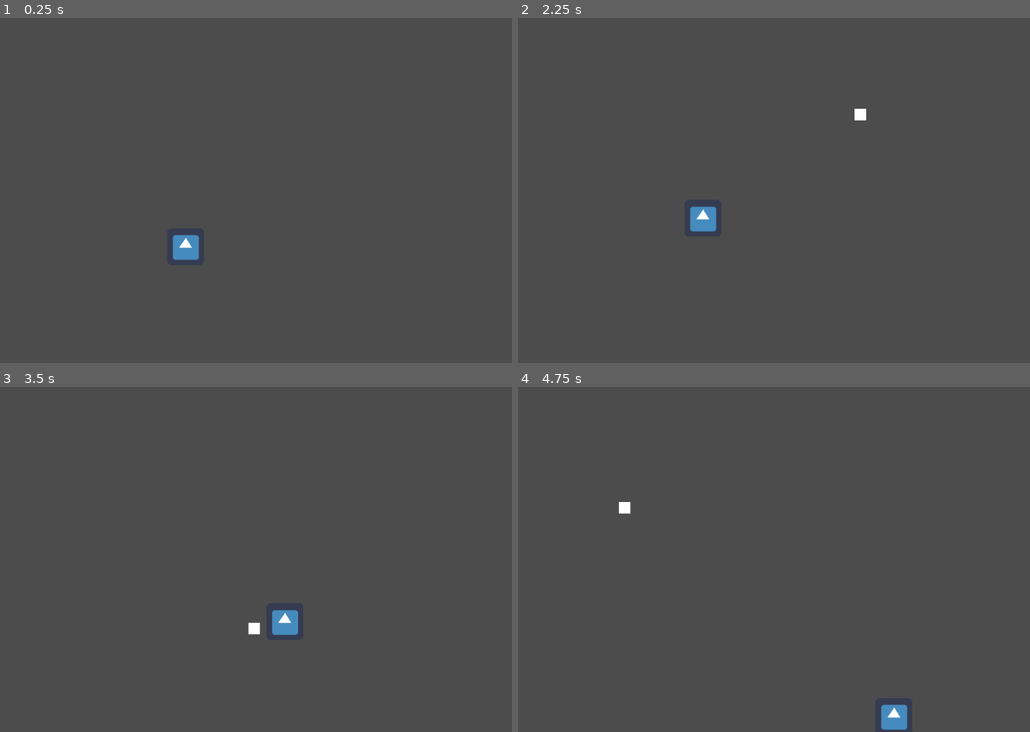
Above: before the commit, frames 1-4 (two rows, left to right).
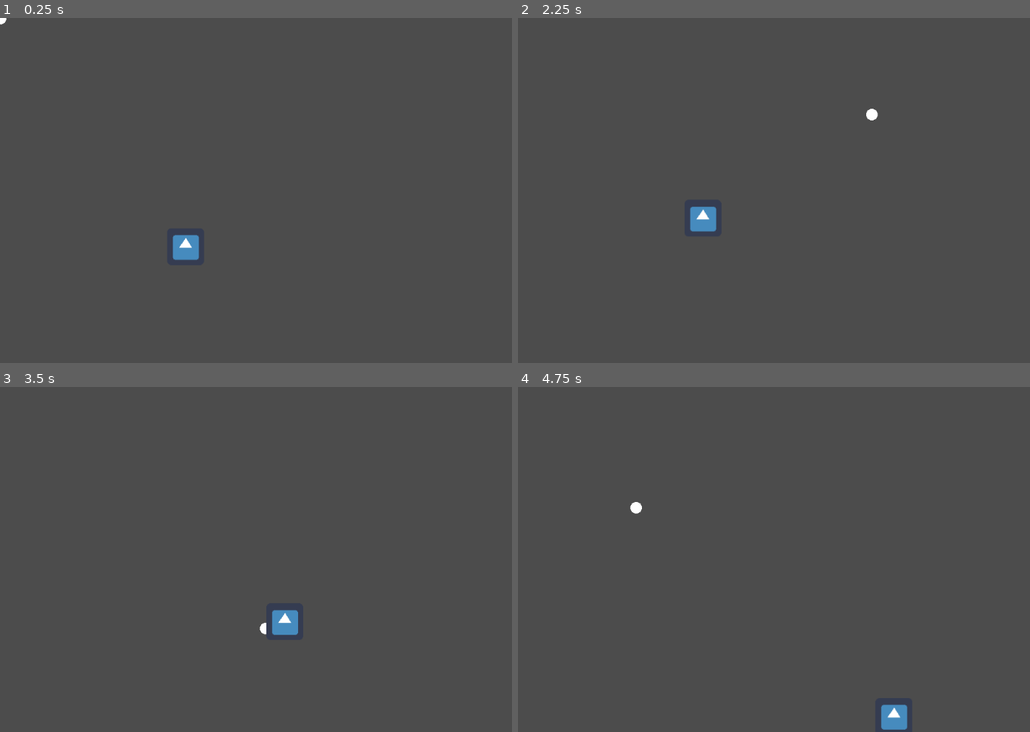
Above: after the commit, the same moments.

Repository: Jimmy-s-Test-Site/20210419_LM0B
Game: Godot game, scene res://Julian/Portal/PortalTest.tscn
Two runs of this game, one before a commit and one after it. Both use one fixed random seed, a clock stepped at 60 frames per second and the inputs below. The project has no main scene, so this scene is started directly. The engine's default icon, where the game draws it, is replaced by a stand-in: a white triangle on a blue panel in a dark square.
Inputs (mouse positions are in pixels of both pictures, inside the frame that each line leads up to):
- Up to frame 1 (0.25 s): no input
- Up to frame 2 (2.25 s): move the mouse to (942, 173) at 0.52 s; move the mouse to (697, 207) at 1.27 s; move the mouse to (871, 114) at 2.02 s
- Up to frame 3 (3.5 s): move the mouse to (266, 628) at 2.77 s
- Up to frame 4 (4.75 s): move the mouse to (989, 611) at 3.52 s; move the mouse to (635, 507) at 4.27 s

The runs differ from the first frame. In frame 1, less than 0.1% of the frame differs, in the area x 0-2%, y 0-2%; in frame 2, 0.1%; in frame 3, 0.1%; in frame 4, 0.1%, in the area x 19-25%, y 33-37%.

Commit message:
added collision shape for portal collision

Diff:
--- a/Julian/Portal/Portal.tscn
+++ b/Julian/Portal/Portal.tscn
@@ -1,18 +1,33 @@
-[gd_scene load_steps=4 format=2]
+[gd_scene load_steps=7 format=2]
 
 [ext_resource path="res://Julian/Portal/Portal.gd" type="Script" id=1]
 [ext_resource path="res://Sprites/Portal.png" type="Texture" id=2]
+[ext_resource path="res://Julian/Portal/crop_circle_plus_bloom.shader" type="Shader" id=3]
 
 [sub_resource type="CircleShape2D" id=1]
+
+[sub_resource type="ShaderMaterial" id=3]
+shader = ExtResource( 3 )
+shader_param/bloom_amount = 30.0
+
+[sub_resource type="CircleShape2D" id=4]
+radius = 1.5
 
 [node name="Portal" type="Area2D"]
 space_override = 1
 gravity_point = true
+gravity_vec = Vector2( 0, 0 )
 script = ExtResource( 1 )
-
-[node name="Sprite" type="Sprite" parent="."]
-position = Vector2( -1, 0 )
-texture = ExtResource( 2 )
 
 [node name="CollisionShape2D" type="CollisionShape2D" parent="."]
 shape = SubResource( 1 )
+
+[node name="Sprite" type="Sprite" parent="."]
+material = SubResource( 3 )
+texture = ExtResource( 2 )
+
+[node name="CollisionArea" type="Area2D" parent="."]
+
+[node name="CollisionShape2D" type="CollisionShape2D" parent="CollisionArea"]
+shape = SubResource( 4 )
+[connection signal="area_entered" from="CollisionArea" to="." method="_on_CollisionArea_area_entered"]
